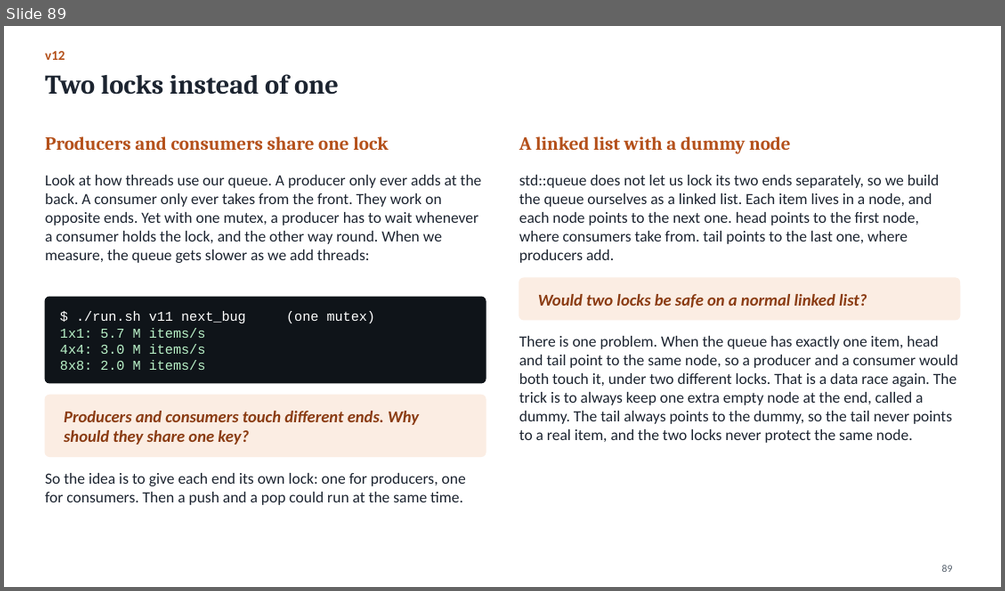
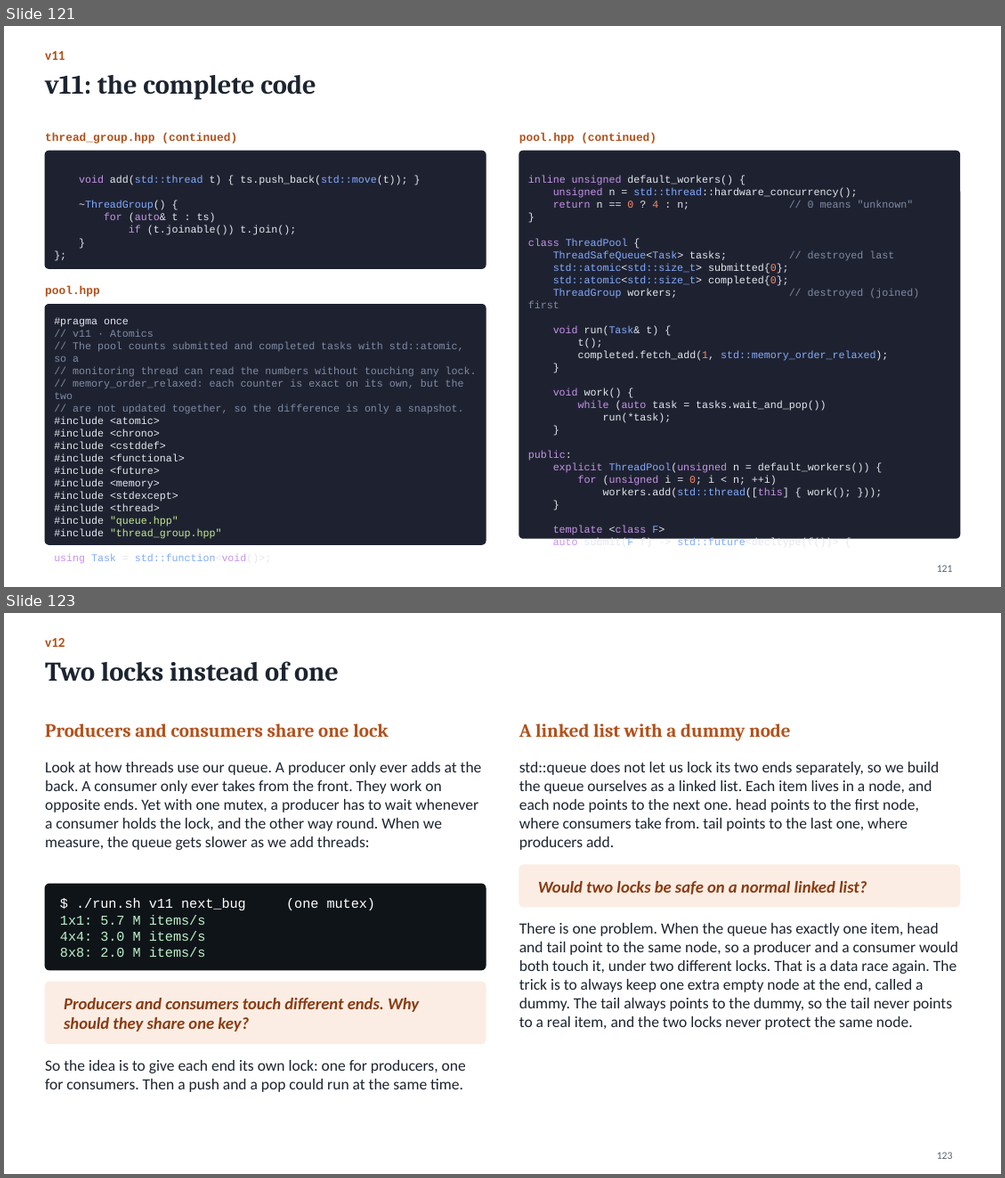
Before and after one commit to Kumarutkarsh9470/Project, a slide deck: Queue_Course.pptx. Shown one above the other, each under a label of ours: slide 89 before the commit, slides 121 and 123 after it; the slides between them are not shown. The pictures are 1005x591 and 1005x1178 pixels, drawn with LibreOffice and Linux fonts; fonts in the diff are those of the drawing. Boxes give left, top, right and bottom in pixels: in the first picture for what was removed or moved away, otherwise in the second. Text is boxed around its words. In the diff, an @@ line names an element or a change of style, - is before the commit and + after.

```diff
--- a/Queue_Course.pptx
+++ b/Queue_Course.pptx
@@ slide 121 added at (4, 26, 1001, 587), background #FFFFFF @@
@@ text added at (45, 51, 65, 60), 13 pt, text #B4501A, bold @@
+v11
@@ title added at (45, 75, 316, 100), 26 pt, text #1C2430, bold @@
+v11: the complete code
@@ text added at (45, 133, 237, 143), 11 pt, text #B4501A, bold @@
+thread_group.hpp (continued)
@@ rounded rectangle added at (45, 151, 485, 268), fill #1E2230, outline #1E2230 1 pt @@
@@ text added at (519, 133, 656, 143), 11 pt, text #B4501A, bold @@
+pool.hpp (continued)
@@ rounded rectangle added at (519, 151, 960, 539), fill #1E2230, outline #1E2230 1 pt @@
@@ text added at (79, 176, 407, 235), 10 pt, text #E4E7EE @@
+void add(std::thread t) { ts.push_back(std::move(t)); }
+~ThreadGroup() {
+for (auto& t : ts)
+if (t.joinable()) t.join();
+}
+};
@@ text added at (528, 176, 919, 539), 10 pt, text #E4E7EE @@
+inline unsigned default_workers() {
+unsigned n = std::thread::hardware_concurrency();
+return n == 0 ? 4 : n; // 0 means "unknown"
+}
+class ThreadPool {
+ThreadSafeQueue<Task> tasks; // destroyed last
+std::atomic<std::size_t> submitted{0};
+std::atomic<std::size_t> completed{0};
+ThreadGroup workers; // destroyed (joined) first
+void run(Task& t) {
+t();
+completed.fetch_add(1, std::memory_order_relaxed);
+}
+void work() {
+while (auto task = tasks.wait_and_pop())
+run(*task);
+}
+public:
+explicit ThreadPool(unsigned n = default_workers()) {
+for (unsigned i = 0; i < n; ++i)
+workers.add(std::thread([this] { work(); }));
+}
+template <class F>
+auto submit(F f) -> std::future<decltype(f())> {
@@ text added at (45, 286, 100, 297), 11 pt, text #B4501A, bold @@
+pool.hpp
@@ rounded rectangle added at (45, 305, 485, 544), fill #1E2230, outline #1E2230 1 pt @@
@@ text added at (54, 317, 477, 539), 10 pt, text #7F8AA3 @@
+#pragma once
+// v11 · Atomics
+// The pool counts submitted and completed tasks with std::atomic, so a
+// monitoring thread can read the numbers without touching any lock.
+// memory_order_relaxed: each counter is exact on its own, but the two
+// are not updated together, so the difference is only a snapshot.
+#include <atomic>
+#include <chrono>
+#include <cstddef>
+#include <functional>
+#include <future>
+#include <memory>
+#include <stdexcept>
+#include <thread>
+#include "queue.hpp"
+#include "thread_group.hpp"
+using Task = std::function<void()>;
@@ page number added at (937, 564, 953, 572), 10 pt, text #55606C @@
+121
@@ what was slide 89 is now slide 123 @@
@@ page number at (937, 1151, 953, 1159): text changed @@
-89
+123
```
Also in this commit, not shown: 46 other slides added, 20 other files.
